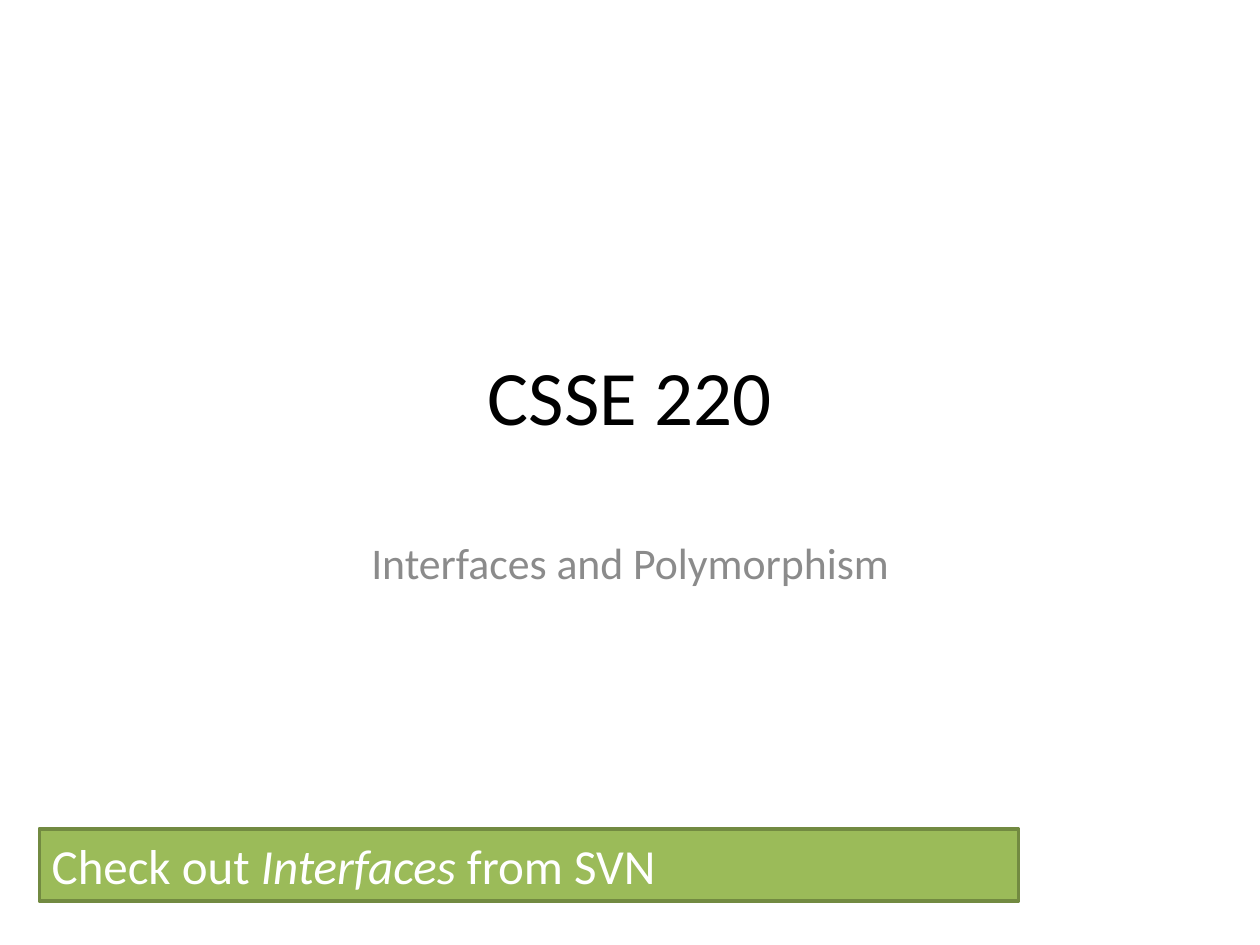
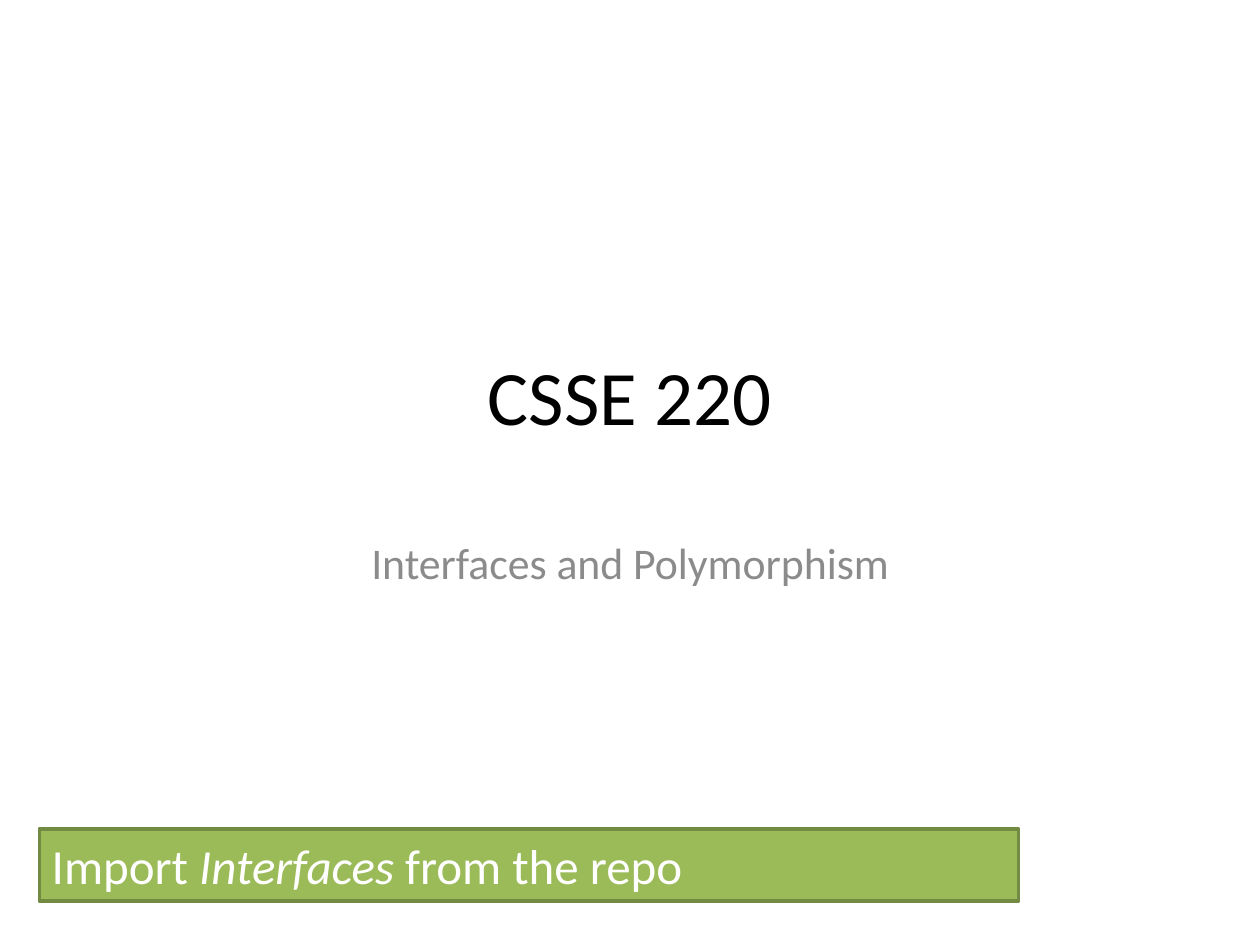
Before and after one commit to RHIT-CSSE/csse220, a slide deck: slide 1 of ClassMaterials/Interfaces/Slides/Interfaces.pptx. Drawn at 1260x945 pixels with LibreOffice and Linux fonts; fonts in the diff are those of the drawing. Boxes give left, top, right and bottom in pixels: in the first picture for what was removed or moved away, otherwise in the second. Text is boxed around its words. In the diff, an @@ line names an element or a change of style, - is before the commit and + after.

Commit message:
slides

```diff
--- a/ClassMaterials/Interfaces/Slides/Interfaces.pptx
+++ b/ClassMaterials/Interfaces/Slides/Interfaces.pptx
@@ text in rectangle at <box>52,850,682,892</box>: text changed @@
-Check out Interfaces from SVN
+Import Interfaces from the repo
```
